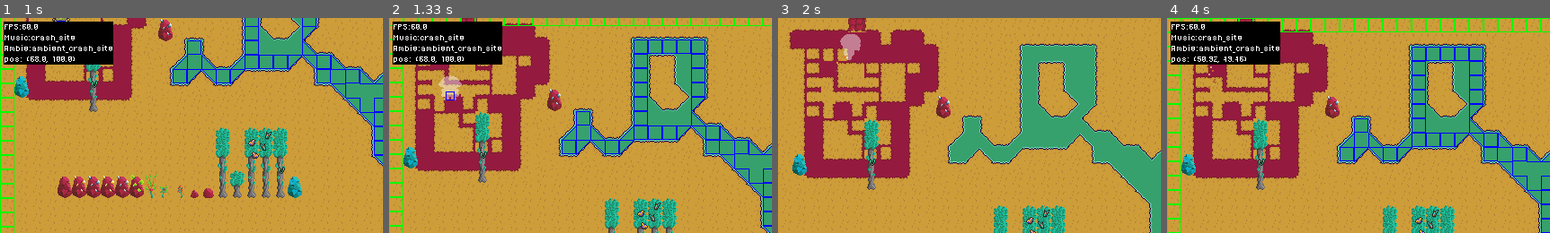
Above: before the commit, frames 1-4 (left to right).
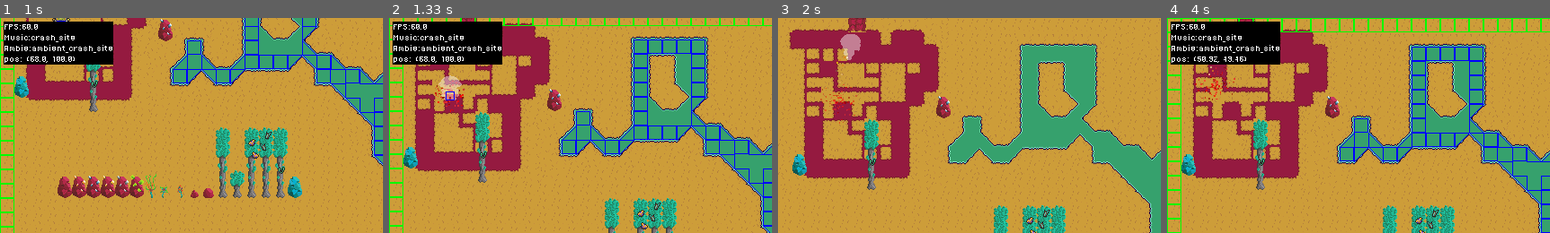
Above: after the commit, the same moments.

Repository: VantaTree/ChronoPilots
Game: pygame game, started from main.py
Two runs of this game, one before a commit and one after it. Both use one fixed random seed, a clock stepped at 60 frames per second and the inputs below.
Inputs:
- Up to frame 1 (1 s): click "START" at 0.38 s; tap Esc at 0.67 s
- Up to frame 2 (1.33 s): tap K at 1 s
- Up to frame 3 (2 s): hold W 1.33-1.8 s; tap I at 1.48 s; hold D from 1.83 s (still down); tap K at 1.98 s
- Up to frame 4 (4 s): release D at 2.3 s; hold A 2.33-2.87 s; hold S 2.9-3.2 s; tap I at 3.05 s; hold A 3.23-3.63 s; tap K at 3.38 s; hold W from 3.67 s (still down)

Frame 1 is identical in both runs. In frame 2, 0.2% of the frame differs, in the area x 11-20%, y 29-44%; in frame 3, 0.2%, in the area x 10-21%, y 30-50%; in frame 4, 0.2%.

Commit message:
added blood particles

Diff:
--- a/modules/enemies.py
+++ b/modules/enemies.py
@@ -175,6 +175,7 @@
         self.invinsible = True
         self.hurt_for.start(200)
         self.invinsibility_timer.start(1_000)
+        self.master.particle_manager.spawn_blood(self.hitbox.center)
 
         if self.health <= 0:
             self.state = DYING
@@ -351,6 +352,7 @@
         self.invinsible = True
         self.hurt_for.start(200)
         self.invinsibility_timer.start(1_000)
+        self.master.particle_manager.spawn_blood(self.hitbox.midbottom)
 
         if self.health <= 0:
             self.state = DYING
--- a/modules/particle.py
+++ b/modules/particle.py
@@ -1,7 +1,7 @@
 import pygame
 from .config import *
 from .engine import *
-from random import choice, uniform
+from random import choice, uniform, randint
 
 class ParticleManager:
 
@@ -31,6 +31,20 @@
                 color = choice(("brown", "gold", "burlywood", "burlywood1", "burlywood2", "burlywood3", "burlywood4", "#df821c", "#df821c", "#df821c"))
                 Particle(self.master, [self.below_grp], pos, color, size=(2, 2))
 
+    def spawn_blood(self, pos, intensity=100):
+
+        for _ in range(intensity):
+
+            speed = uniform(0.3, 1.2)
+            velocity = pygame.Vector2()
+            velocity.from_polar((speed, randint(0, 365)))
+            duration = randint(16, 22)*100
+            friction = 0.03
+            size = (2, 2)
+            size = (randint(1, 2), randint(1, 2))
+            color = choice(("red", "darkred", "firebrick1", "firebrick2", "firebrick3", "red1", "red2", "red3"))
+
+            Particle(self.master, [self.below_grp], pos, color, size, velocity, friction=friction, duration=duration)
 
     def add(self, type):
 
--- a/modules/player.py
+++ b/modules/player.py
@@ -281,6 +281,7 @@
         self.velocity.update()
         self.hurt_for.start(200)
         self.invinsibility_timer.start(1_000)
+        self.master.particle_manager.spawn_blood(self.hitbox.center)
 
         if self.health <= 0:
             self.die()
